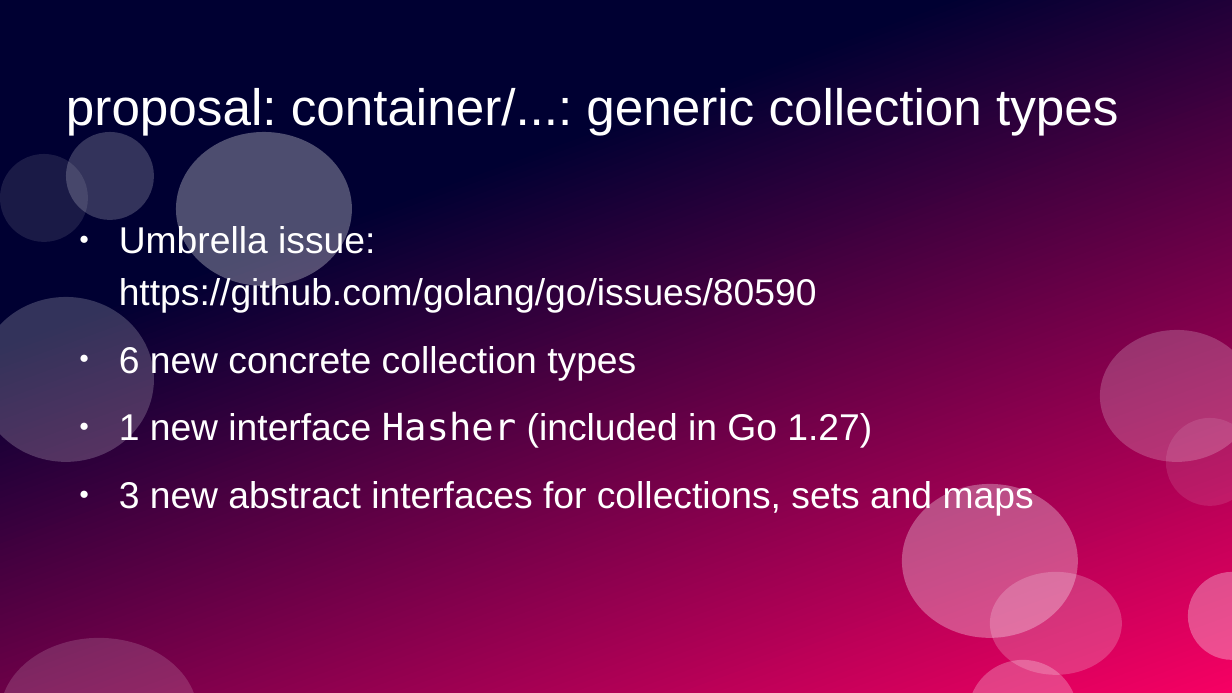
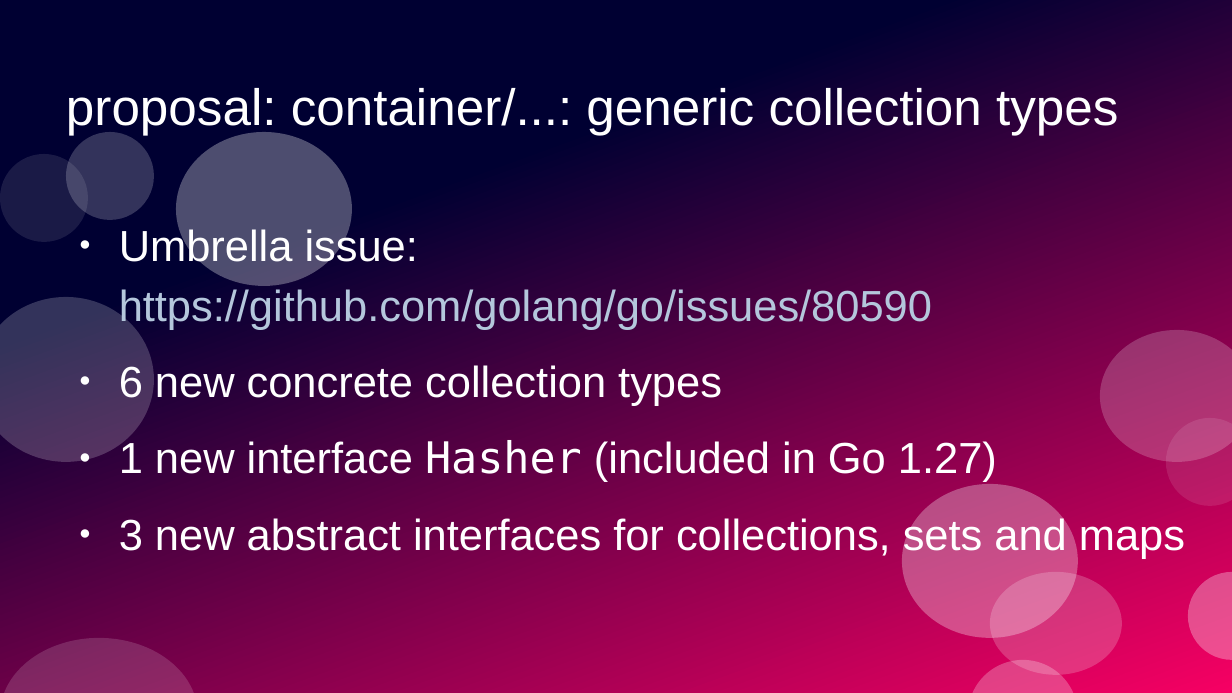
Before and after one commit to ramalho/sets-in-go, a slide deck: slide 35 of sets-in-go.odp. Drawn at 1232x693 pixels with LibreOffice and Linux fonts; fonts in the diff are those of the drawing. Boxes give left, top, right and bottom in pixels: in the first picture for what was removed or moved away, otherwise in the second. Text is boxed around its words. In the diff, an @@ line names an element or a change of style, - is before the commit and + after.

```diff
--- a/sets-in-go.odp
+++ b/sets-in-go.odp
@@ text "Umbrella issue: https://github.com/golang/go/issues/80590" at [119,226,1185,559]: size 24 to 28 pt; text colour #FFFFFF to #B4C7DC in "https://github.com/golang/go/issues/80590" @@
```
Also in this commit, not shown: 3 other slides changed, 7 slides added, 1 other file.
